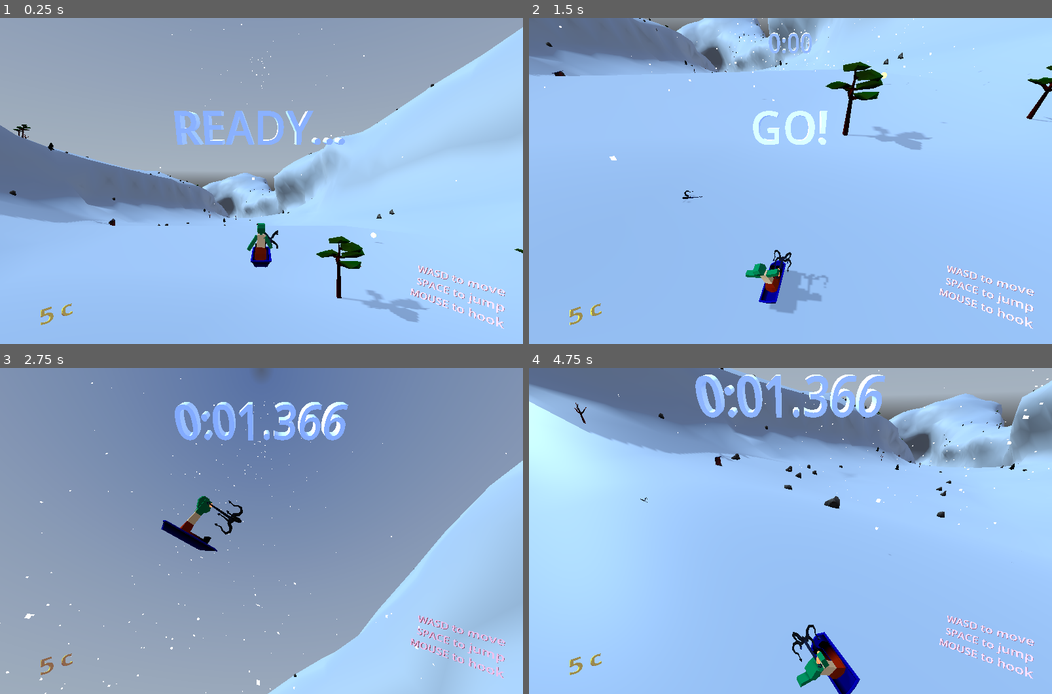
Above: before the commit, frames 1-4 (two rows, left to right).
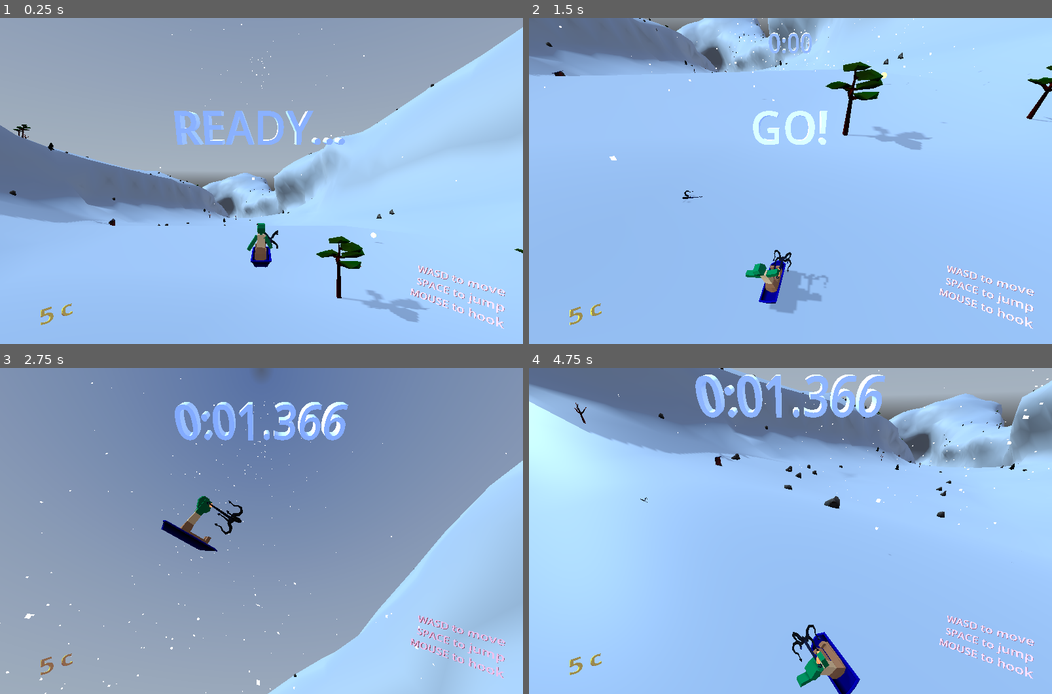
Above: after the commit, the same moments.

Repository: tokkoro/ggj24-sled
Game: Godot game, scene res://tomi_testaa/level_loader_scene.tscn
Same seed, same stepped clock (60 frames per second), same inputs: the game is played once before the commit and once after it. A sky picture missing from this copy of the repository is replaced by a grey-blue gradient.
Inputs (mouse positions are in pixels of both pictures, inside the frame that each line leads up to):
- Up to frame 1 (0.25 s): no input
- Up to frame 2 (1.5 s): tap Enter at 0.5 s; move the mouse to (905, 164) at 0.52 s; hold Right (turn_right) 0.53-1.28 s; tap Down (break) at 0.6 s; click (905, 164) at 0.67 s; tap Space (jump) at 0.77 s; move the mouse to (685, 197) at 1.27 s; hold Left (turn_left) from 1.28 s (still down); tap Shift at 1.35 s
- Up to frame 3 (2.75 s): tap Space (jump) at 1.52 s; move the mouse to (313, 459) at 2.02 s; release Left (turn_left) at 2.03 s; hold Right (turn_right) from 2.03 s (still down); tap G at 2.1 s
- Up to frame 4 (4.75 s): move the mouse to (764, 596) at 2.77 s; release Right (turn_right) at 2.78 s; hold Up (accelerate) 2.78-3.53 s; tap Ctrl at 2.85 s; click (764, 596) at 2.92 s; tap Space (jump) at 3.02, 3.77, 4.52 s; move the mouse to (947, 579) at 3.52 s; hold Left (turn_left) from 3.53 s (still down); tap 1 at 3.6 s; move the mouse to (633, 482) at 4.27 s; tap 2 at 4.35 s

The runs differ from the first frame. In frame 1, less than 0.1% of the frame differs, in the area x 4-60%, y 34-75%; in frame 2, 0.1%; in frame 3, 0.1%; in frame 4, 0.3%, in the area x 8-81%, y 10-100%.

Commit message:
less warnings

Diff:
--- a/godot_project/tomi_testaa/LevelLoader.gd
+++ b/godot_project/tomi_testaa/LevelLoader.gd
@@ -114,10 +114,10 @@
 		return "WASD to move\nSPACE to jump\nMOUSE to hook"
 
 	# add total
-	var s = floor(total / 1000.0)
-	var ms = total % 1000
-	var time_str = get_time_str(s)
-	result += "TOTAL: " + time_str + "." + ("%03d" % ms)
+	var total_s = floor(total / 1000.0)
+	var total_ms = total % 1000
+	var total_time_str = get_time_str(total_s)
+	result += "TOTAL: " + total_time_str + "." + ("%03d" % total_ms)
 
 	return result
 
